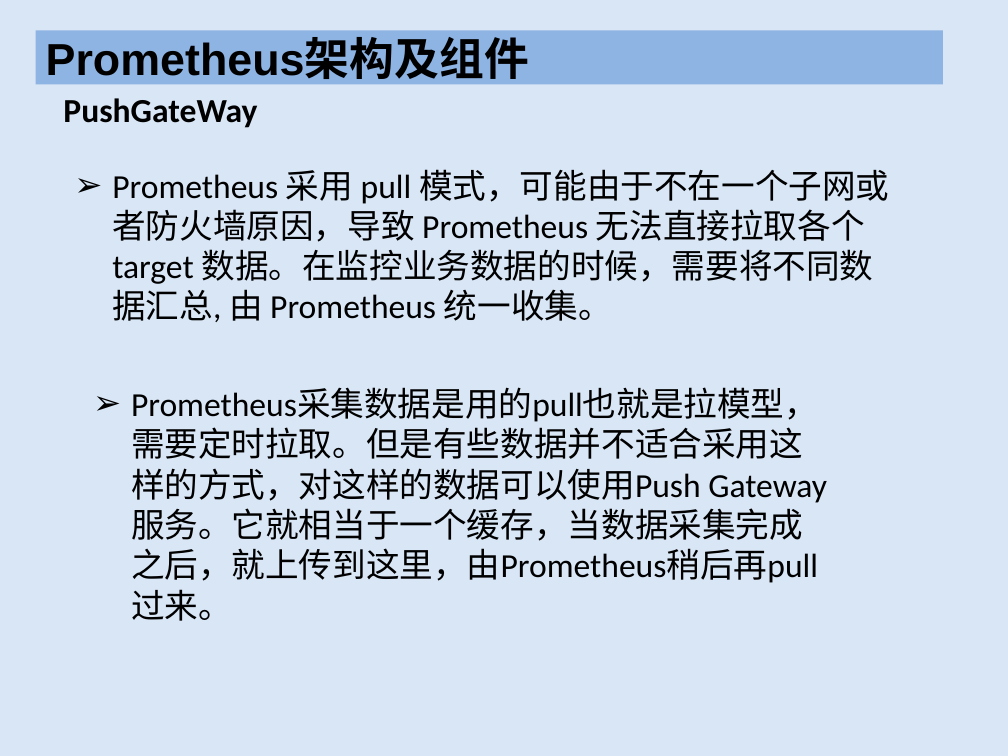
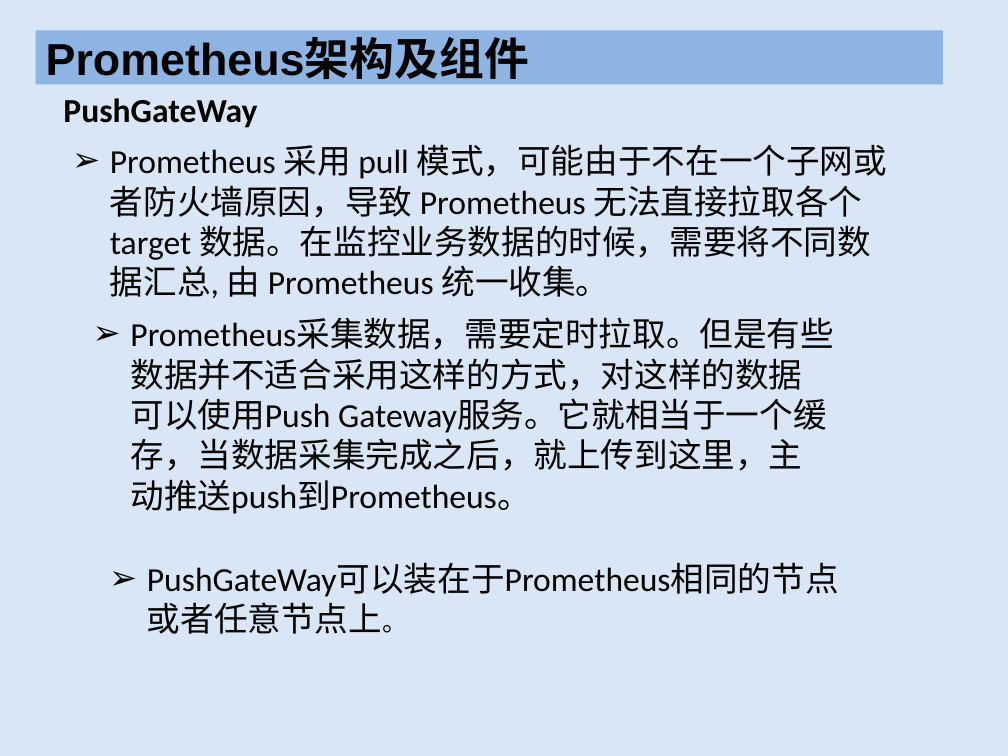
Before and after one commit to XianHuaEmma/test, a slide deck: slide 7 of Prometheus知识/Prometheus.pptx. Drawn at 1008x756 pixels with LibreOffice and Linux fonts; fonts in the diff are those of the drawing. Boxes give left, top, right and bottom in pixels: in the first picture for what was removed or moved away, otherwise in the second. Text is boxed around its words. In the diff, an @@ line names an element or a change of style, - is before the commit and + after.

Commit message:
添加Prometheus使用功能

```diff
--- a/Prometheus知识/Prometheus.pptx
+++ b/Prometheus知识/Prometheus.pptx
@@ text "Prometheus 采用 pull 模式，可能由于不在一个子网或者防火墙原因，导致 Prometheus ...": place and size @@
-text "Prometheus 采用 pull 模式，可能由于不在一个子网或者防火墙原因，导致 Prometheus ..." at [112, 169, 889, 322]
+text "Prometheus 采用 pull 模式，可能由于不在一个子网或者防火墙原因，导致 Prometheus ..." at [110, 144, 887, 298]
@@ text at [130, 319, 834, 514]: text changed @@
-➢ Prometheus采集数据是用的pull也就是拉模型，需要定时拉取。但是有些数据并不适合采用这样的方式，对这样的数据可以使用Push Gateway服务。它就相当于一个缓存，当数据采集完成之后，就上传到这里，由Prometheus稍后再pull过来。
+➢ Prometheus采集数据，需要定时拉取。但是有些数据并不适合采用这样的方式，对这样的数据可以使用Push Gateway服务。它就相当于一个缓存，当数据采集完成之后，就上传到这里，主动推送push到Prometheus。
@@ text added at [382, 625, 407, 633], 24 pt, text #000000 @@
+➢ PushGateWay可以装在于Prometheus相同的节点或者任意节点上。
```
Also in this commit, not shown: 3 other slides changed, 2 slides added, 1 other file.
